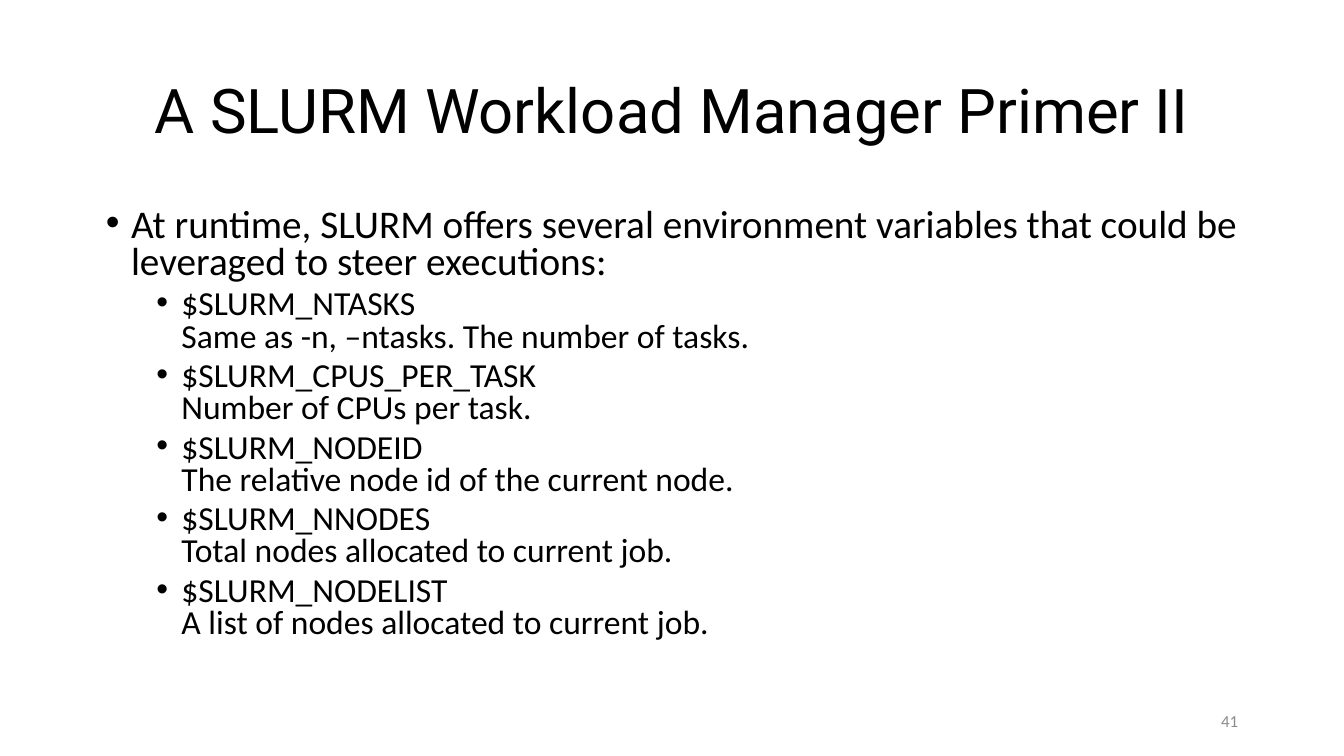
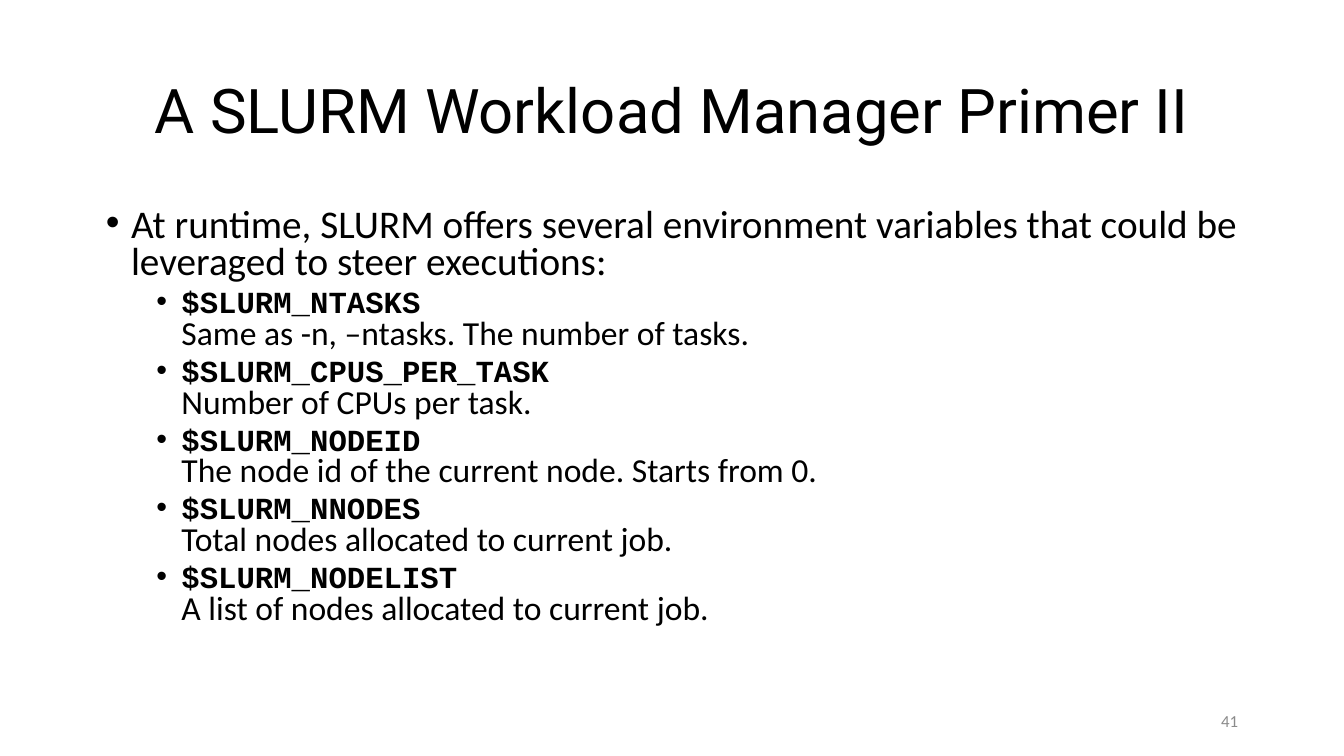
Before and after one commit to ketancmaheshwari/escience23tut, a slide deck: slide 41 of gnu-parallel-tutorial.pptx. Drawn at 1344x756 pixels with LibreOffice and Linux fonts; fonts in the diff are those of the drawing. Boxes give left, top, right and bottom in pixels: in the first picture for what was removed or moved away, otherwise in the second. Text is boxed around its words. In the diff, an @@ line names an element or a change of style, - is before the commit and + after.

```diff
--- a/gnu-parallel-tutorial.pptx
+++ b/gnu-parallel-tutorial.pptx
@@ text at box(181, 291, 749, 626): size 18 to 16.4 pt, font Calibri to Courier New, bold on in "$SLURM_NTASKS", "$SLURM_CPUS_PER_TASK", "$SLURM_NNODES", "$SLURM_NODELIST" @@
@@ text at box(181, 429, 816, 483): text changed @@
-  • $SLURM_NODEID
-    The relative node id of the current node.
+  • $SLURM_NODEID
+    The node id of the current node. Starts from 0.
```
Also in this commit, not shown: 7 other slides changed, 1 other file.
